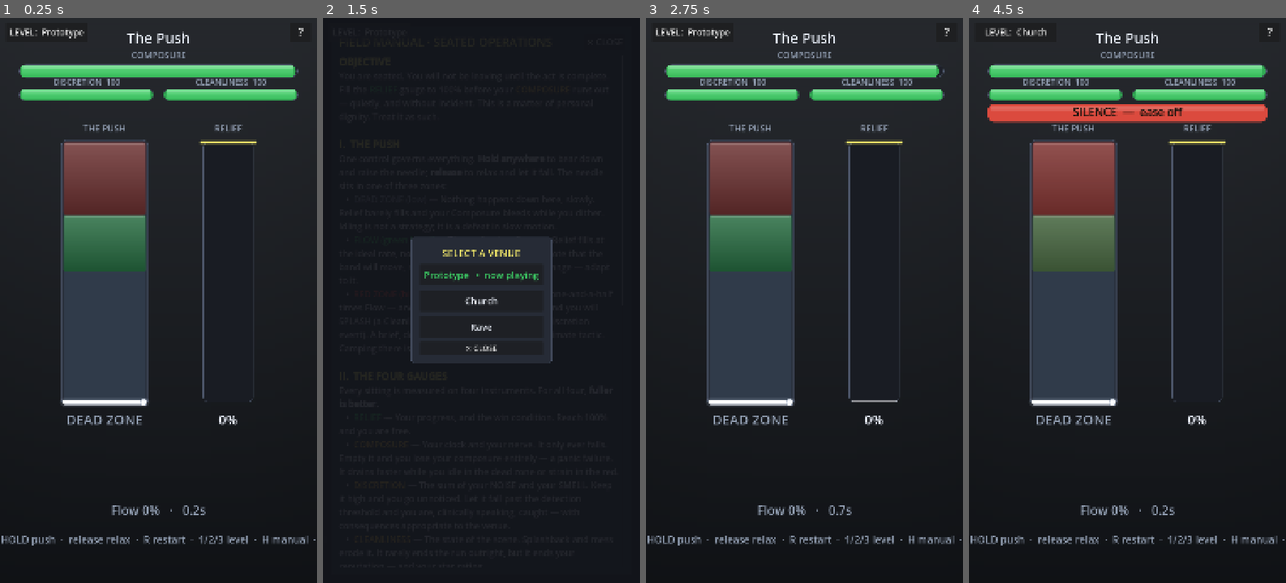
Above: before the commit, frames 1-4 (left to right).
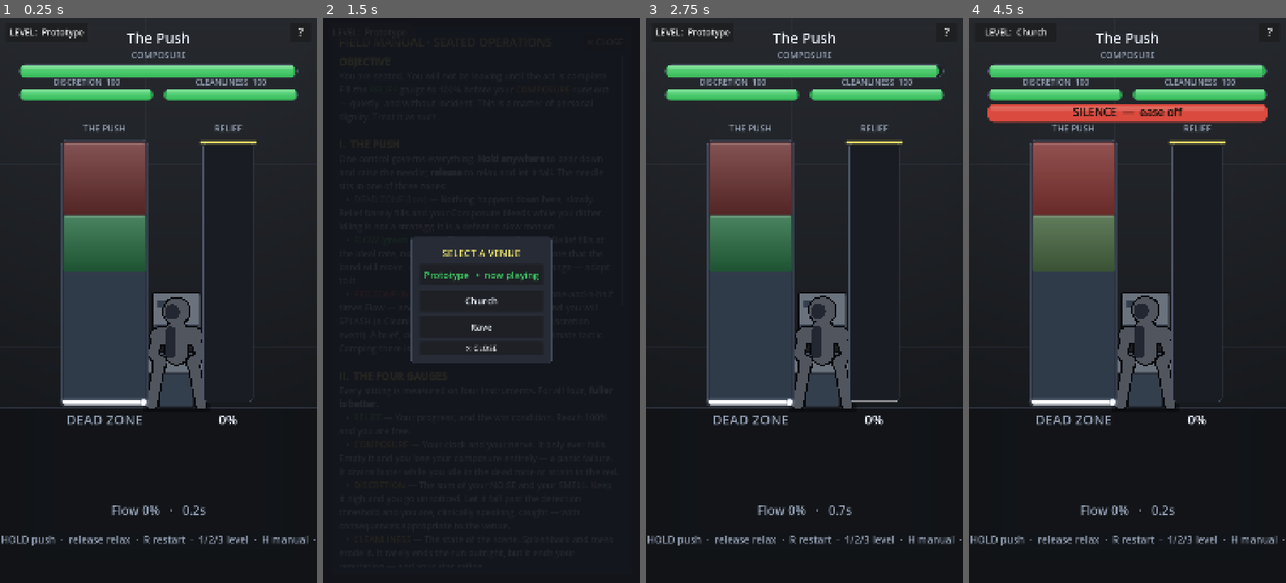
Above: after the commit, the same moments.

Repository: CodeMasterMike/poo-sim
Game: Godot game, scene res://scenes/sit/push_prototype.tscn
Two runs of this game, one before a commit and one after it. Both use one fixed random seed, a clock stepped at 60 frames per second and the inputs below.
Inputs:
- Up to frame 1 (0.25 s): no input
- Up to frame 2 (1.5 s): click "?" at 0.5 s; click "LEVEL: Prototype" at 1.25 s
- Up to frame 3 (2.75 s): click "Prototype • now playing" at 2 s
- Up to frame 4 (4.5 s): click "?" at 2.75 s; click "LEVEL: Prototype" at 3.5 s; click "Church" at 4.25 s

The runs differ from the first frame. In frame 1, 2.8% of the frame differs, in the area x 0-100%, y 48-70%; in frame 2, nothing differs; in frame 3, 2.8%; in frame 4, 2.8%.

Commit message:
Put a man on a toilet
The first slice of scene art, and the first thing on screen drawn in the
cartoon register rather than the technical one. Style guide §1 splits the
game into two visual voices; the HUD is voice B, so the sitter is voice A
and follows §5 to the letter — flat fills, exactly one shadow tone, thick
ink outlines, no gradients anywhere.

- _draw_room(): tiled cubicle wall, floor, skirting. Kept at the edge of
  legibility (BORDER at a=0.16) because pillar 2 and §6 both say the
  meters win every contrast fight.
- _draw_sitter(): a seated figure on a toilet, with an idle breathing bob
  and a hunch while holding. Both read off the input buffer and never
  feed back into the sim.
- FLOOR_Y replaces the decorative floor line at h*0.80, which sat below
  the columns and grounded nothing. At 0.69 it lines up with the bottom
  of the gauge and relief tube, so the HUD stands on the same floor the
  sitter does.

Two things the first attempts got wrong, both fixed by looking at the
running game rather than reasoning about it:

- In profile he was unreadable. The gap between the columns is only
  about w*0.166 and a side view needs knees and a cistern in a line.
  Front-on he is barely wider than his own shoulders and fits it.
- With the bowl no wider than his hips, the toilet vanished behind him
  entirely and he read as a man standing in front of a grey box. The
  overhang is what makes the pose legible.

He is a silhouette rather than a coloured character deliberately: §6
forbids repurposing the semantic colours as decoration, and every warm
hue in the palette already means something load-bearing.

Co-Authored-By: Claude Opus 5 <noreply@anthropic.com>

Diff:
--- a/scripts/systems/push_prototype.gd
+++ b/scripts/systems/push_prototype.gd
@@ -49,6 +49,11 @@
 const TEXT := Palette.TEXT
 const TEXT_DIM := Palette.TEXT_DIM
 const GOAL := Palette.GOAL
+
+## The room's ground plane, as a fraction of screen height. Level with the bottom
+## of the gauge and relief columns, so the whole HUD stands on the same floor and
+## the sitter has something to sit on. Everything below it is HUD apron.
+const FLOOR_Y := 0.69
 
 # --- Sim (the model + systems; the view only reads state) ---
 var _level: LevelDef
@@ -336,6 +341,7 @@
 	draw_set_transform(_shake, 0.0, Vector2.ONE)
 
 	_draw_backdrop(w, h)
+	_draw_sitter(w, h)
 
 	# The venue name lives in the LEVEL button (top-left); keep the title clean.
 	_text(font, "The Push", 0, int(h * 0.045), w, int(h * 0.026), TEXT)
@@ -381,6 +387,8 @@
 func _draw_backdrop(w: float, h: float) -> void:
 	var full := Rect2(-40, -40, w + 80, h + 80)
 	_vgrad(full, BG.lightened(0.07), BG.darkened(0.30))
+
+	_draw_room(w, h)
 
 	# Vignette. Draw calls have no blur, so stack thin translucent frames that
 	# fade as they march inward. Keep the per-step alpha low and the steps many,
@@ -394,11 +402,117 @@
 		var fade := 1.0 - float(i) / float(steps - 1)
 		draw_rect(frame, Color(0.0, 0.0, 0.0, 0.045 * fade * fade), false, bw)
 
-	# Just enough floor to stop the HUD floating in a void. Two passes, the
-	# bright one held off the screen edges so it reads as a floor, not a seam.
-	var fy := h * 0.80
-	draw_line(Vector2(0.0, fy), Vector2(w, fy), Color(0.16, 0.19, 0.25, 0.30), 2.0)
-	draw_line(Vector2(w * 0.14, fy), Vector2(w * 0.86, fy), Color(0.20, 0.24, 0.31, 0.55), 2.0)
+
+## The cubicle: tiled wall, floor, skirting. Deliberately almost invisible —
+## pillar 2 says the meters win every contrast fight, so this is atmosphere at
+## the very edge of legibility, not scenery competing for the read.
+func _draw_room(w: float, h: float) -> void:
+	var fy := h * FLOOR_Y
+
+	var grout := Palette.BORDER
+	grout.a = 0.16
+	var tile := w * 0.115
+	var x := tile
+	while x < w:
+		draw_line(Vector2(x, 0.0), Vector2(x, fy), grout, 1.0)
+		x += tile
+	var y := tile
+	while y < fy:
+		draw_line(Vector2(0.0, y), Vector2(w, y), grout, 1.0)
+		y += tile
+
+	# Floor, a touch darker than the wall, and the skirting line where they meet.
+	draw_rect(Rect2(-40.0, fy, w + 80.0, h - fy + 40.0), BG.darkened(0.22))
+	draw_line(Vector2(-40.0, fy), Vector2(w + 40.0, fy), Palette.BORDER.darkened(0.40), 3.0)
+
+
+## The sitter — the only representational art on the screen, and deliberately in
+## the OTHER register (style guide §1): flat fills, one shadow tone, thick ink
+## outlines, no gradients. The contrast with the glossy HUD is the joke.
+##
+## He is a silhouette rather than a coloured character on purpose: §6 forbids
+## repurposing the semantic colours as decoration, and every warm hue in the
+## palette (AMBER, ORANGE, RED, GOAL) already means something load-bearing. So
+## he is built from the neutral surface tones and reads as a shape.
+##
+## Drawn before the HUD, in the gap between the gauge and the relief tube, so
+## the two columns crop his edges and he sits convincingly behind them.
+## He is drawn FRONT-ON, not in profile. A side view needs room for knees and a
+## cistern in a line, and the gap between the columns is only about w*0.166 wide;
+## front-on he is barely wider than his own shoulders and fits it almost exactly,
+## so the columns frame him instead of burying him.
+func _draw_sitter(w: float, h: float) -> void:
+	var s := h * 0.200                      # total height, crown to floor
+	var bx := w * 0.557                     # the centreline of the gap between the columns
+	var by := h * FLOOR_Y
+	var ink := BG.darkened(0.62)
+	var iw := maxf(2.0, w * 0.005)          # §5: outlines are ~0.5% of screen width
+	var cera := DEAD.lightened(0.28)
+	var cera_sh := DEAD.lightened(0.02)
+	var figure := PANEL.lightened(0.20)
+	var figure_sh := PANEL.darkened(0.10)
+
+	# Idle breathing, and a hunch while pushing. View-only: read off the input
+	# buffer, never fed back into the sim.
+	var bob := sin(_t * 2.2) * s * 0.008
+	var strain := s * 0.045 if _holding_now() else 0.0
+
+	# Contact shadow, so he sits on the floor instead of hovering over it.
+	_rrect(Rect2(bx - s * 0.30, by - s * 0.035, s * 0.60, s * 0.07), Color(0.0, 0.0, 0.0, 0.35), 5)
+
+	# --- the toilet: cistern behind him, then the bowl and pedestal ---
+	# The bowl is deliberately wider than his hips and the cistern wider than his
+	# shoulders, so both stay visible past his silhouette. That overhang is the
+	# whole reason the pose reads as "on a toilet" rather than "standing about".
+	_rrect(Rect2(bx - s * 0.22, by - s * 1.02, s * 0.44, s * 0.46), cera, 6, ink, int(iw))
+	_rrect(Rect2(bx - s * 0.20, by - s * 0.74, s * 0.40, s * 0.16), cera_sh, 4)  # its shadow tone
+	_rrect(Rect2(bx - s * 0.17, by - s * 0.95, s * 0.14, s * 0.06), cera_sh, 3)  # the flush plate
+	_rrect(Rect2(bx - s * 0.16, by - s * 0.34, s * 0.32, s * 0.34), cera_sh, 5, ink, int(iw))
+	_rrect(Rect2(bx - s * 0.31, by - s * 0.50, s * 0.62, s * 0.20), cera, 9, ink, int(iw))
+	# The seat, as its own darker ring on top of the bowl (§5: flat, 2-tone).
+	_rrect(Rect2(bx - s * 0.27, by - s * 0.48, s * 0.54, s * 0.05), cera_sh, 3)
+
+	# --- the man, hunched forward, elbows on knees ---
+	var head := Vector2(bx, by - s * 0.86 + strain * 0.9 + bob)
+	var neck := Vector2(bx, by - s * 0.68 + strain * 0.7 + bob)
+	var hip := Vector2(bx, by - s * 0.48)
+	var shoulder_l := Vector2(bx - s * 0.16, by - s * 0.64 + strain * 0.5 + bob)
+	var shoulder_r := Vector2(bx + s * 0.16, by - s * 0.64 + strain * 0.5 + bob)
+	var elbow_l := Vector2(bx - s * 0.21, by - s * 0.48)
+	var elbow_r := Vector2(bx + s * 0.21, by - s * 0.48)
+	var knee_l := Vector2(bx - s * 0.15, by - s * 0.40)
+	var knee_r := Vector2(bx + s * 0.15, by - s * 0.40)
+	var foot_l := Vector2(bx - s * 0.22, by - s * 0.03)
+	var foot_r := Vector2(bx + s * 0.22, by - s * 0.03)
+
+	# Every outline is laid down before any fill, so he reads as one silhouette
+	# with a single thick outline rather than a stack of separately-inked tubes.
+	var limbs := [
+		[knee_l, foot_l, s * 0.045], [knee_r, foot_r, s * 0.045],
+		[knee_l, knee_l, s * 0.058], [knee_r, knee_r, s * 0.058],
+		[hip, neck, s * 0.095],
+		[shoulder_l, shoulder_r, s * 0.070],
+		[shoulder_l, elbow_l, s * 0.042], [shoulder_r, elbow_r, s * 0.042],
+		[elbow_l, knee_l, s * 0.038], [elbow_r, knee_r, s * 0.038],
+		[head, head, s * 0.115],
+	]
+	for limb in limbs:
+		_limb(limb[0], limb[1], limb[2] + iw, ink)
+	for limb in limbs:
+		_limb(limb[0], limb[1], limb[2], figure)
+	# The one shadow tone (§5: flat + 2-tone, never a gradient) — his left side.
+	_limb(hip + Vector2(-s * 0.052, 0.0), neck + Vector2(-s * 0.052, 0.0), s * 0.046, figure_sh)
+	_limb(head + Vector2(-s * 0.040, s * 0.008), head + Vector2(-s * 0.040, s * 0.008),
+			s * 0.068, figure_sh)
+
+
+## One round-capped bar. draw_line has no round caps, so each end gets a circle.
+## Passing the same point twice draws a plain disc — that is how the head is done.
+func _limb(a: Vector2, b: Vector2, r: float, col: Color) -> void:
+	if a != b:
+		draw_line(a, b, col, r * 2.0)
+	draw_circle(a, r, col)
+	draw_circle(b, r, col)
 
 
 func _draw_meters_top(font: Font, w: float, h: float) -> void:
Not shown, changed: README.md
Not shown, changed: docs/specs/poo-sim-ui-spec.md
Not shown, changed: docs/specs/poo-sim-vector-pass.md
